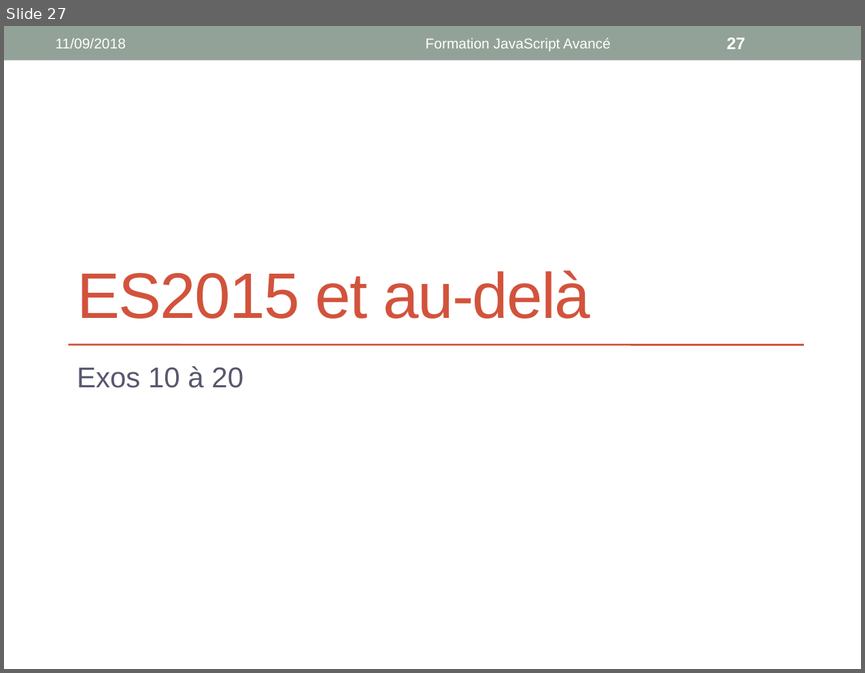
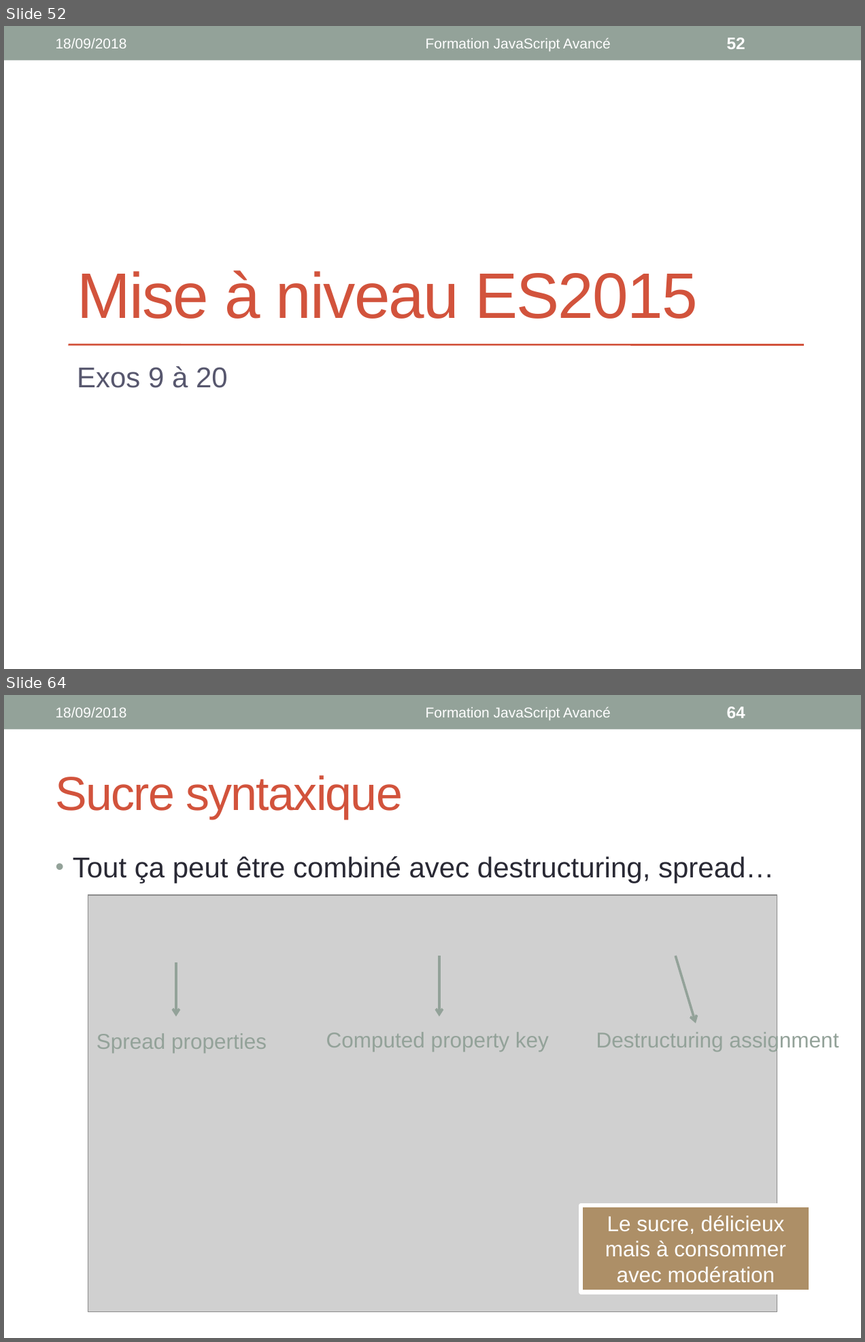
Before and after one commit to worldline/JS-Training, a slide deck: presenter_slides.pptx. Shown one above the other, each under a label of ours: slide 27 before the commit, slides 52 and 64 after it; the slides between them are not shown. The pictures are 865x673 and 865x1342 pixels, drawn with LibreOffice and Linux fonts; fonts in the diff are those of the drawing; grey boxes stand for pictures. Boxes give left, top, right and bottom in pixels: in the first picture for what was removed or moved away, otherwise in the second. Text is boxed around its words. In the diff, an @@ line names an element or a change of style, - is before the commit and + after.

```diff
--- a/presenter_slides.pptx
+++ b/presenter_slides.pptx
@@ slide 64 added at bbox=[4, 695, 861, 1338], background #FFFFFF; not listed: 1 template element that a slide beside it also shows @@
@@ text added at bbox=[56, 707, 127, 717], 12 pt, text #FFFFFF @@
+18/09/2018
@@ text added at bbox=[426, 707, 611, 720], 12 pt, text #FFFFFF @@
+Formation JavaScript Avancé
@@ page number added at bbox=[727, 707, 745, 718], 14 pt, text #FFFFFF, bold @@
+64
@@ title added at bbox=[56, 775, 402, 819], 40 pt, text #D2533C @@
+Sucre syntaxique
@@ text added at bbox=[73, 856, 774, 883], 24 pt, text #292934 @@
+• Tout ça peut être combiné avec destructuring, spread…
@@ picture added at bbox=[88, 895, 777, 1311] @@
@@ arrow added from (439, 955) to (439, 1016), #93A299 2.08 pt @@
@@ arrow added from (675, 955) to (696, 1023), #93A299 2.08 pt @@
@@ arrow added from (176, 962) to (176, 1016), #93A299 2.08 pt @@
@@ text added at bbox=[96, 1033, 266, 1053], 18 pt, text #93A299 @@
+Spread properties
@@ text added at bbox=[326, 1032, 549, 1051], 18 pt, text #93A299 @@
+Computed property key
@@ text added at bbox=[596, 1030, 838, 1051], 18 pt, text #93A299 @@
+Destructuring assignment
@@ rectangle added at bbox=[581, 1205, 810, 1291], fill #AD8F67, outline #FFFFFF 3.5 pt, 18 pt, text #FFFFFF @@
+Le sucre, délicieux mais à consommer avec modération
@@ what was slide 27 is now slide 52 @@
@@ slide 52 changed as well @@
@@ text at bbox=[56, 38, 127, 48]: text changed @@
-11/09/2018
+18/09/2018
@@ page number at bbox=[727, 38, 745, 49]: text changed @@
-27
+52
@@ title at bbox=[77, 270, 698, 318]: text changed @@
-ES2015 et au-delà
+Mise à niveau ES2015
@@ subtitle at bbox=[77, 366, 228, 388]: text changed @@
-Exos 10 à 20
+Exos 9 à 20
```
Also in this commit, not shown: 30 other slides changed, 39 other slides added.
